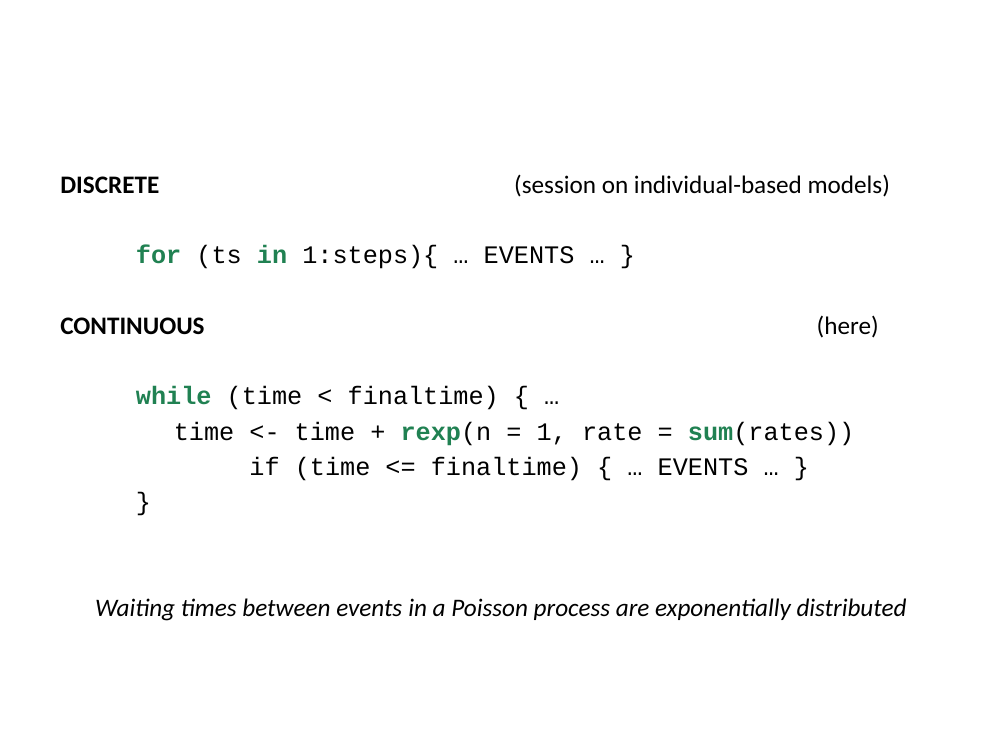
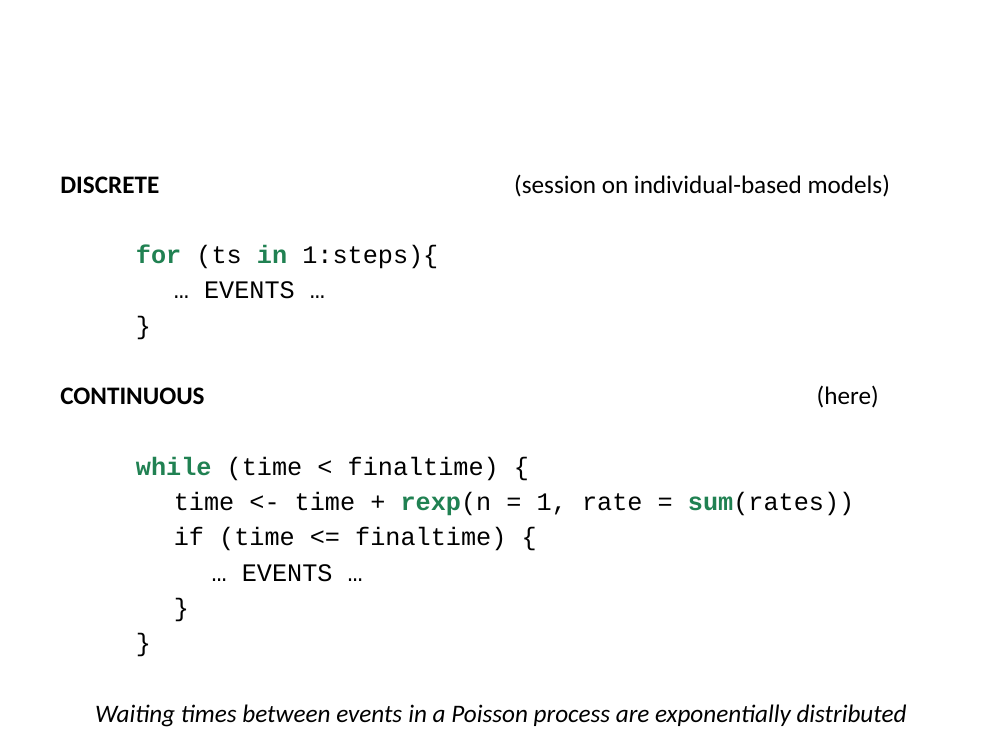
Before and after one commit to cmmid/mtm, a slide deck: slide 21 of slides/Lecture_10_StochasticContinuous.pptx. Drawn at 1008x756 pixels with LibreOffice and Linux fonts; fonts in the diff are those of the drawing; background and template pictures are left out. Boxes give left, top, right and bottom in pixels: in the first picture for what was removed or moved away, otherwise in the second. Text is boxed around its words. In the diff, an @@ line names an element or a change of style, - is before the commit and + after.

Commit message:
updating lectures

```diff
--- a/slides/Lecture_10_StochasticContinuous.pptx
+++ b/slides/Lecture_10_StochasticContinuous.pptx
@@ text at (x1=136, y1=245, x2=438, y2=299): text changed @@
-for (ts in 1:steps){ … EVENTS … }
+for (ts in 1:steps){
+… EVENTS …
+}
@@ text at (x1=136, y1=456, x2=499, y2=481): text changed @@
-while (time < finaltime) { …
+while (time < finaltime) {
@@ text at (x1=174, y1=527, x2=506, y2=582): text changed @@
-if (time <= finaltime) { … EVENTS … }
+if (time <= finaltime) {
+… EVENTS …
+}
```
Also in this commit, not shown: 2 other slides changed, 4 other files.
